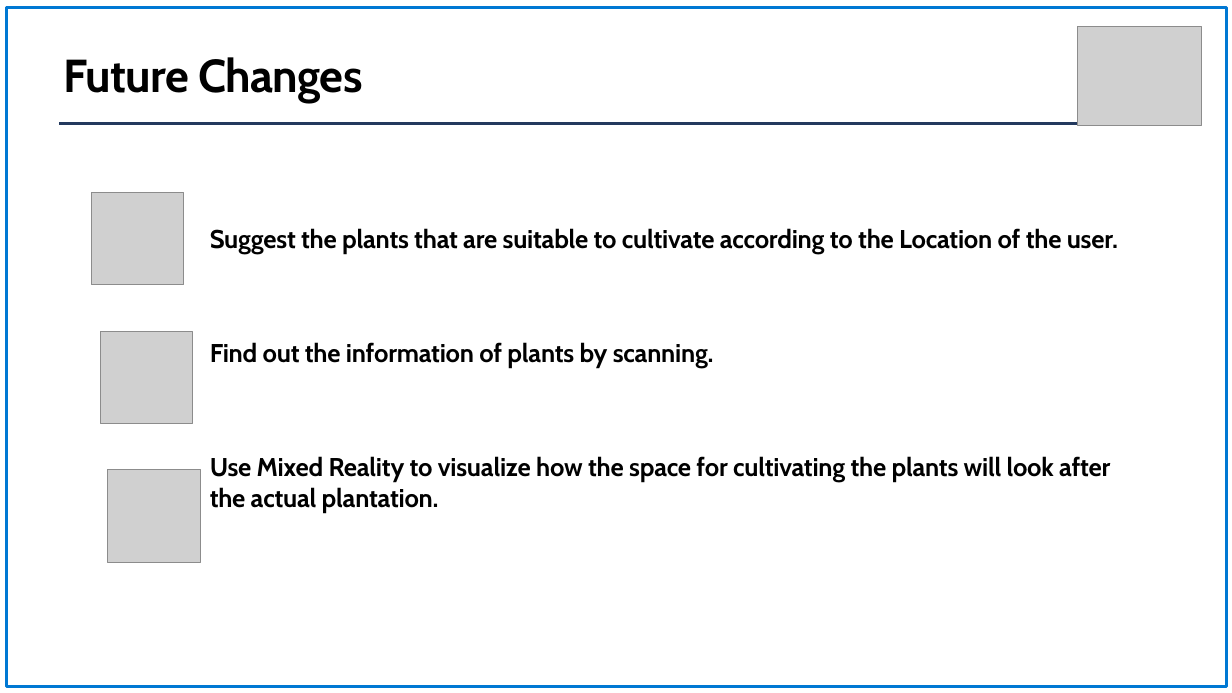
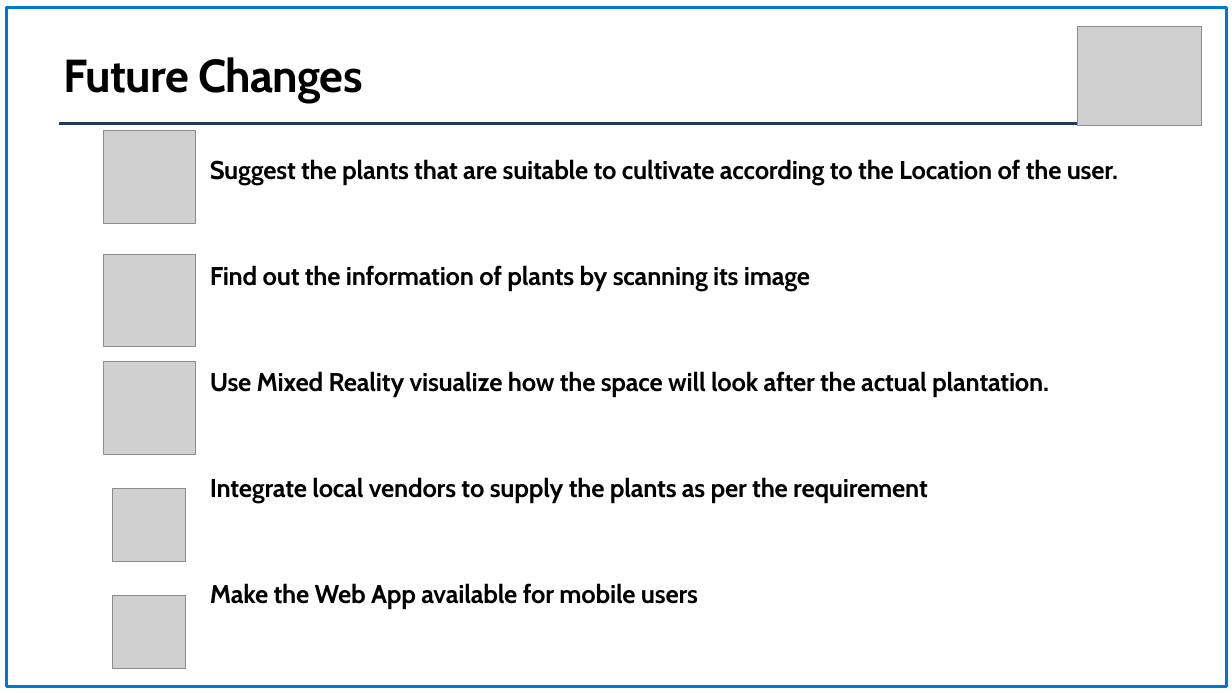
Before and after one commit to ompiepy/greentech, a slide deck: slide 7 of Demo Day Presentation.pptx (slide 6 before the commit). Drawn at 1232x693 pixels with LibreOffice and Linux fonts; fonts in the diff are those of the drawing; grey boxes stand for pictures; background and template pictures are left out. Boxes give left, top, right and bottom in pixels: in the first picture for what was removed or moved away, otherwise in the second. Text is boxed around its words. In the diff, an @@ line names an element or a change of style, - is before the commit and + after.

```diff
--- a/Demo Day Presentation.pptx
+++ b/Demo Day Presentation.pptx
@@ picture: place and size @@
-picture at bbox=[91, 192, 184, 285]
+picture at bbox=[104, 131, 196, 224]
@@ text "Suggest the plants that are ...": place and size @@
-text "Suggest the plants that are ..." at bbox=[210, 228, 1118, 513]
+text "Suggest the plants that are ..." at bbox=[210, 159, 1118, 609]
@@ picture: place and size @@
-picture at bbox=[100, 331, 192, 423]
+picture at bbox=[104, 254, 196, 347]
@@ text at bbox=[210, 265, 1049, 609]: text changed @@
-Find out the information of plants by scanning.
-Use Mixed Reality to visualize how the space for cultivating the plants will look after the actual plantation.
+Find out the information of plants by scanning its image
+Use Mixed Reality visualize how the space will look after the actual plantation.
+Integrate local vendors to supply the plants as per the requirement
+Make the Web App available for mobile users
@@ picture: place and size @@
-picture at bbox=[108, 470, 201, 562]
+picture at bbox=[104, 362, 196, 455]
@@ picture added at bbox=[113, 489, 186, 562] @@
@@ picture added at bbox=[113, 595, 186, 668] @@
```
Also in this commit, not shown: 4 other slides changed, 2 slides added, 1 slide removed, 5 other files.
